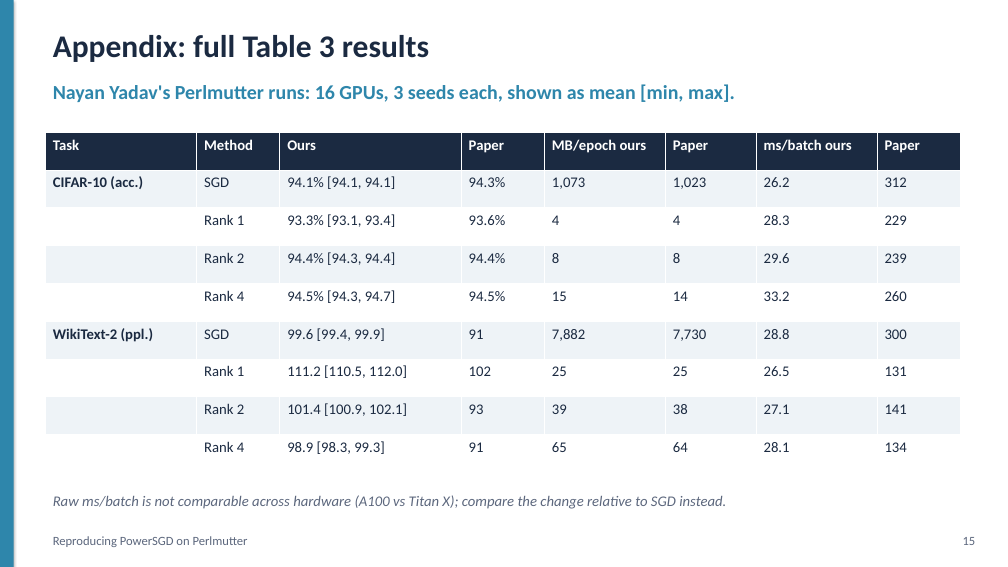
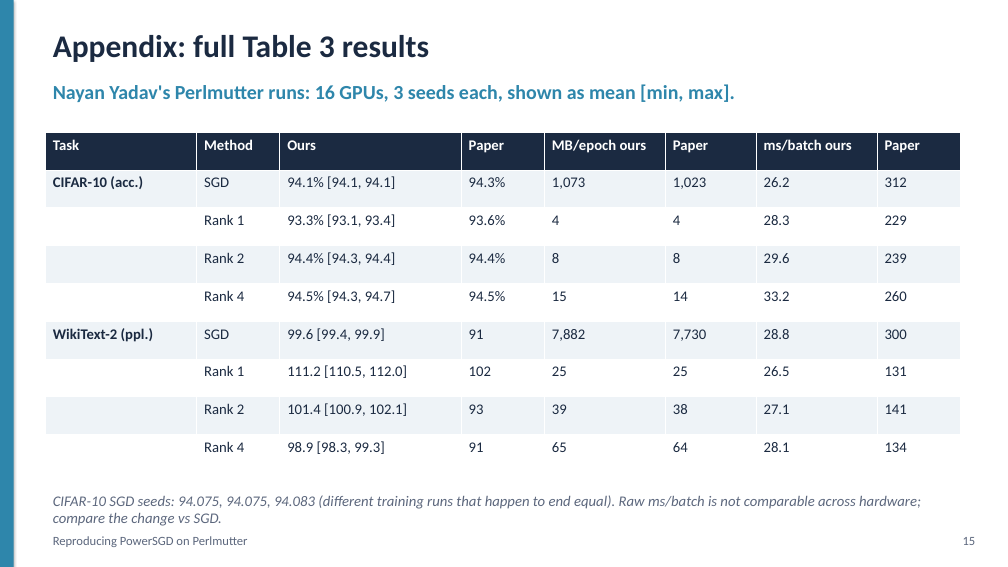
Before and after one commit to aarochu/powersgd, a slide deck: slide 15 of presentation/PowerSGD_reproduction.pptx. Drawn at 1008x567 pixels with LibreOffice and Linux fonts; fonts in the diff are those of the drawing. Boxes give left, top, right and bottom in pixels: in the first picture for what was removed or moved away, otherwise in the second. Text is boxed around its words. In the diff, an @@ line names an element or a change of style, - is before the commit and + after.

```diff
--- a/presentation/PowerSGD_reproduction.pptx
+++ b/presentation/PowerSGD_reproduction.pptx
@@ text at [53, 495, 921, 526]: text changed @@
-Raw ms/batch is not comparable across hardware (A100 vs Titan X); compare the change relative to SGD instead.
+CIFAR-10 SGD seeds: 94.075, 94.075, 94.083 (different training runs that happen to end equal). Raw ms/batch is not comparable across hardware; compare the change vs SGD.
```
Also in this commit, not shown: 6 other files.
